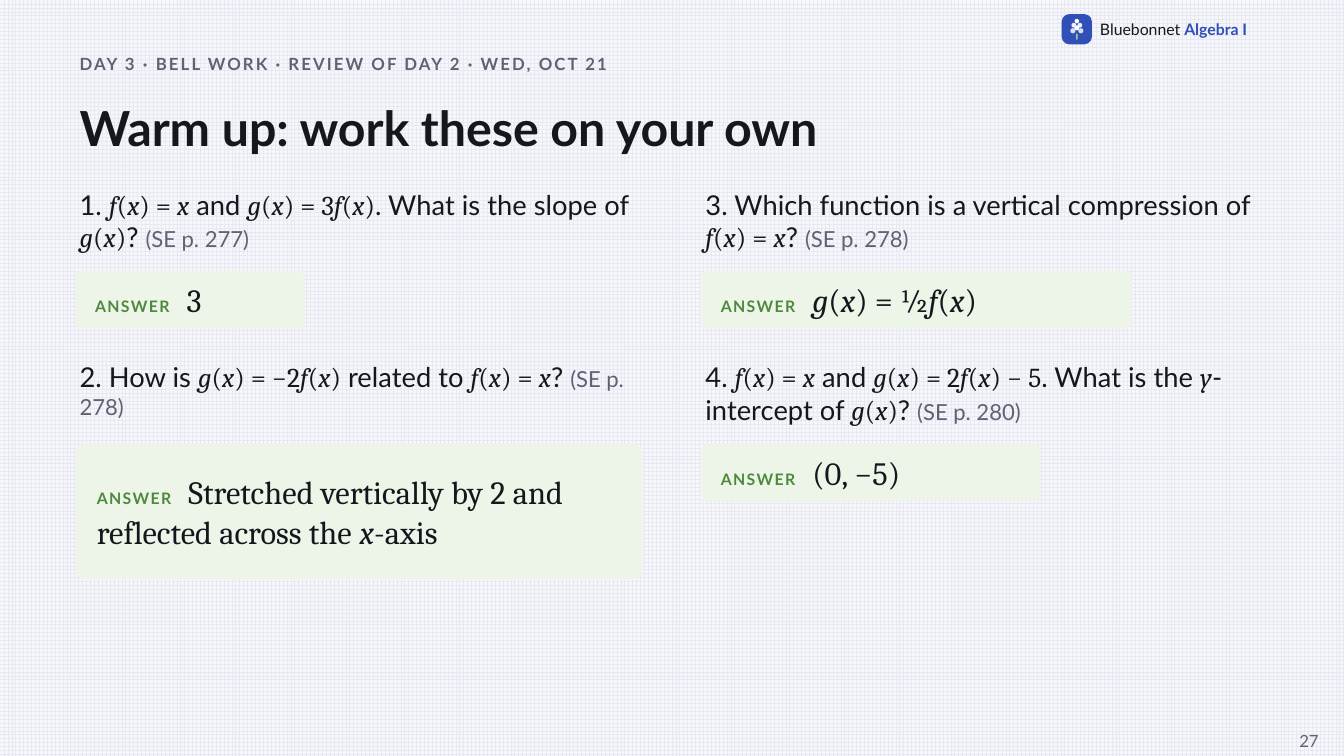
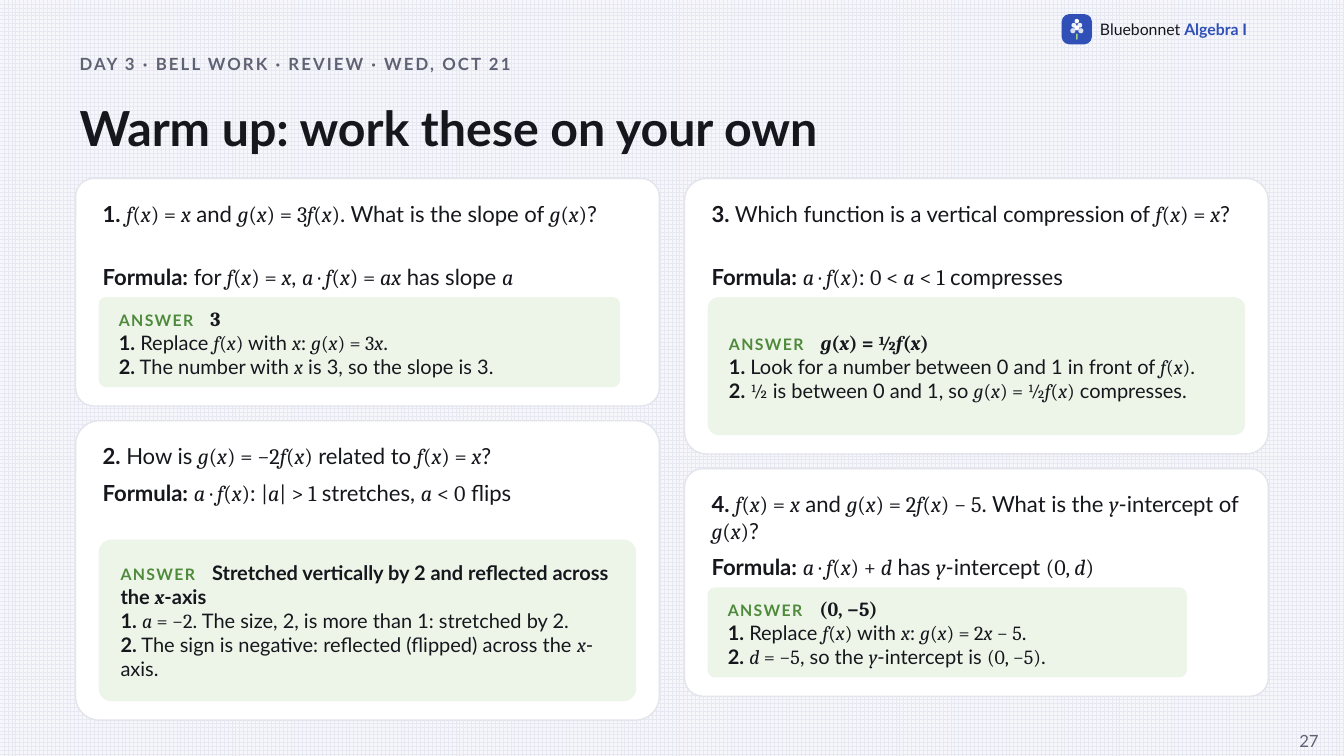
Before and after one commit to Apolloat2022/Algebra1M2U1L4, a slide deck: slide 27 of IEP/t2-lesson1-transforming-linear-functions-IEP-catchup.pptx. Drawn at 1344x756 pixels with LibreOffice and Linux fonts; fonts in the diff are those of the drawing. Boxes give left, top, right and bottom in pixels: in the first picture for what was removed or moved away, otherwise in the second. Text is boxed around its words. In the diff, an @@ line names an element or a change of style, - is before the commit and + after.

```diff
--- a/IEP/t2-lesson1-transforming-linear-functions-IEP-catchup.pptx
+++ b/IEP/t2-lesson1-transforming-linear-functions-IEP-catchup.pptx
@@ text at bbox=[125, 58, 135, 70]: text changed @@
-DAY 3 · BELL WORK · REVIEW OF DAY 2 · WED, OCT 21
+DAY 3 · BELL WORK · REVIEW · WED, OCT 21
@@ rounded rectangle added at bbox=[76, 178, 659, 406], fill #FFFFFF, outline #E3E4EC 1 pt @@
@@ rounded rectangle added at bbox=[685, 178, 1268, 454], fill #FFFFFF, outline #E3E4EC 1 pt @@
@@ text at bbox=[103, 205, 597, 227]: text changed; size 19.5 to 15.8 pt @@
-1. f(x) = x and g(x) = 3f(x). What is the slope of g(x)? (SE p. 277)
+1. f(x) = x and g(x) = 3f(x). What is the slope of g(x)?
@@ text at bbox=[712, 205, 1230, 226]: text changed; size 19.5 to 15.8 pt @@
-3. Which function is a vertical compression of f(x) = x? (SE p. 278)
+3. Which function is a vertical compression of f(x) = x?
@@ text added at bbox=[103, 268, 513, 290], 15.8 pt, text #16171D @@
+Formula: for f(x) = x, a · f(x) = ax has slope a
@@ text added at bbox=[712, 268, 1063, 290], 15.8 pt, text #16171D @@
+Formula: a · f(x): 0 < a < 1 compresses
@@ rounded rectangle removed at bbox=[76, 271, 304, 329] @@
-ANSWER 3
@@ rounded rectangle added at bbox=[99, 297, 620, 387], fill #EDF5E9, 14.2 pt, text #16171D @@
+ANSWER 3
+1. Replace f(x) with x: g(x) = 3x.
+2. The number with x is 3, so the slope is 3.
@@ rounded rectangle removed at bbox=[702, 271, 1132, 329] @@
-ANSWER g(x) = ½f(x)
@@ rounded rectangle added at bbox=[708, 297, 1245, 436], fill #EDF5E9, 14.2 pt, text #16171D @@
+ANSWER g(x) = ½f(x)
+1. Look for a number between 0 and 1 in front of f(x).
+2. ½ is between 0 and 1, so g(x) = ½f(x) compresses.
@@ rounded rectangle added at bbox=[76, 420, 659, 720], fill #FFFFFF, outline #E3E4EC 1 pt @@
@@ text at bbox=[103, 447, 492, 469]: text changed; size 19.5 to 15.8 pt @@
-2. How is g(x) = −2f(x) related to f(x) = x? (SE p. 278)
+2. How is g(x) = −2f(x) related to f(x) = x?
@@ rounded rectangle removed at bbox=[702, 444, 1041, 501] @@
-ANSWER (0, −5)
@@ rounded rectangle added at bbox=[685, 469, 1268, 697], fill #FFFFFF, outline #E3E4EC 1 pt @@
@@ text added at bbox=[103, 484, 511, 506], 15.8 pt, text #16171D @@
+Formula: a · f(x): |a| > 1 stretches, a < 0 flips
@@ text at bbox=[712, 495, 1239, 544]: text changed; size 19.5 to 15.8 pt @@
-4. f(x) = x and g(x) = 2f(x) − 5. What is the y-intercept of g(x)? (SE p. 280)
+4. f(x) = x and g(x) = 2f(x) − 5. What is the y-intercept of g(x)?
@@ rounded rectangle "ANSWER Stretched vertically by 2 ...": place and size @@
-rounded rectangle "ANSWER Stretched vertically by 2 ..." at bbox=[76, 444, 642, 579]
+rounded rectangle "ANSWER Stretched vertically by 2 ..." at bbox=[99, 539, 636, 701]
@@ text in rounded rectangle at bbox=[121, 565, 609, 676]: text changed; size 23.2 to 14.2 pt; font Cambria to Lato @@
-ANSWER Stretched vertically by 2 and reflected across the x-axis
+ANSWER Stretched vertically by 2 and reflected across the x-axis
+1. a = −2. The size, 2, is more than 1: stretched by 2.
+2. The sign is negative: reflected (flipped) across the x-axis.
@@ text added at bbox=[712, 558, 1094, 580], 15.8 pt, text #16171D @@
+Formula: a · f(x) + d has y-intercept (0, d)
@@ rounded rectangle added at bbox=[708, 588, 1187, 678], fill #EDF5E9, 14.2 pt, text #16171D @@
+ANSWER (0, −5)
+1. Replace f(x) with x: g(x) = 2x − 5.
+2. d = −5, so the y-intercept is (0, −5).
```
Also in this commit, not shown: 4 other slides changed, 43 other files.
